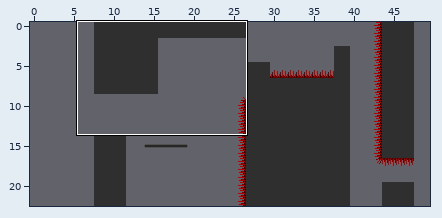
Two versions of a level (Tiled map (JSON), Bin/Levels/Level_11.json). The picture above shows the old version from afar; the outline marks the close-up.
Close-up. Earlier state:
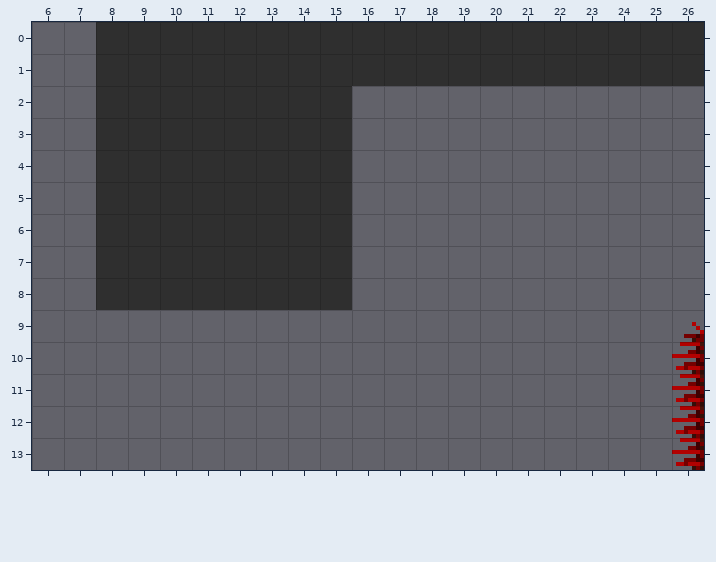
Cells are 8x8 px. Shown: x 6..26, y 0..13. The commit also changed other parts of the map, which this record leaves out. The old version is drawn lined up with the new one.
After:
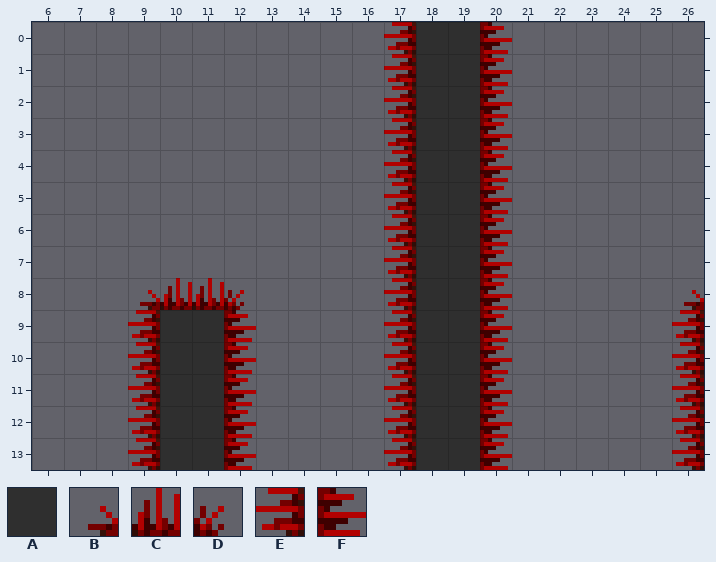
Key: from "passontileset": A 321, B 337, C 338, D 339, E 369, F 371.
_ is an empty cell.
Tiles replaced or removed in this view: A, B.
Difference:
Changed rows in their new state; . is an unchanged cell.
map size 40x23 -> 50x23 cells (old content now starts at 8,0; both pictures use the new coordinates)
Layer "FG1":
first column x 8:
 0 _________E..F______
 1 _________E..F______
 2 ________.EAAF......
 3 ________.EAAF......
 4 ________.EAAF......
 5 ________.EAAF......
 6 ________.EAAF......
 7 ________.EAAF......
 8 _BCCD___.EAAF.....B
 9 .EAAF....EAAF.....E
10 .EAAF....EAAF......
11 .EAAF....EAAF......
12 .EAAF....EAAF......
13 .EAAF....EAAF......
Boxes around the changes in both close-ups, in picture pixels (x1, y1, x2, y2):
changed: (96, 22, 704, 470)
